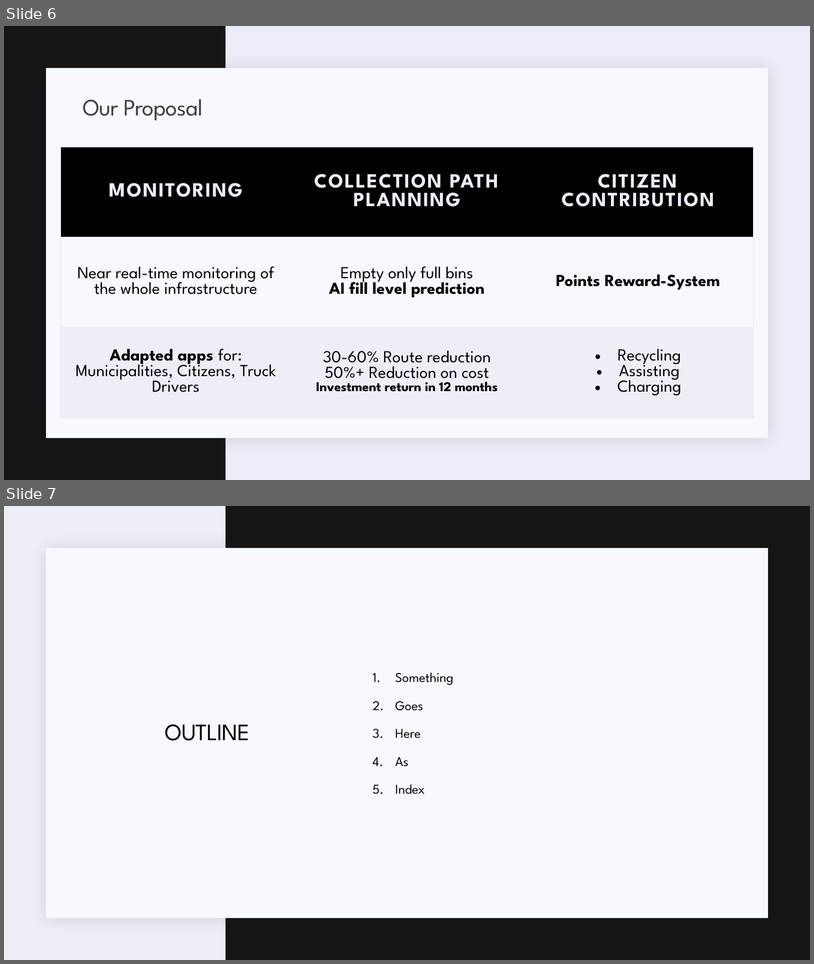
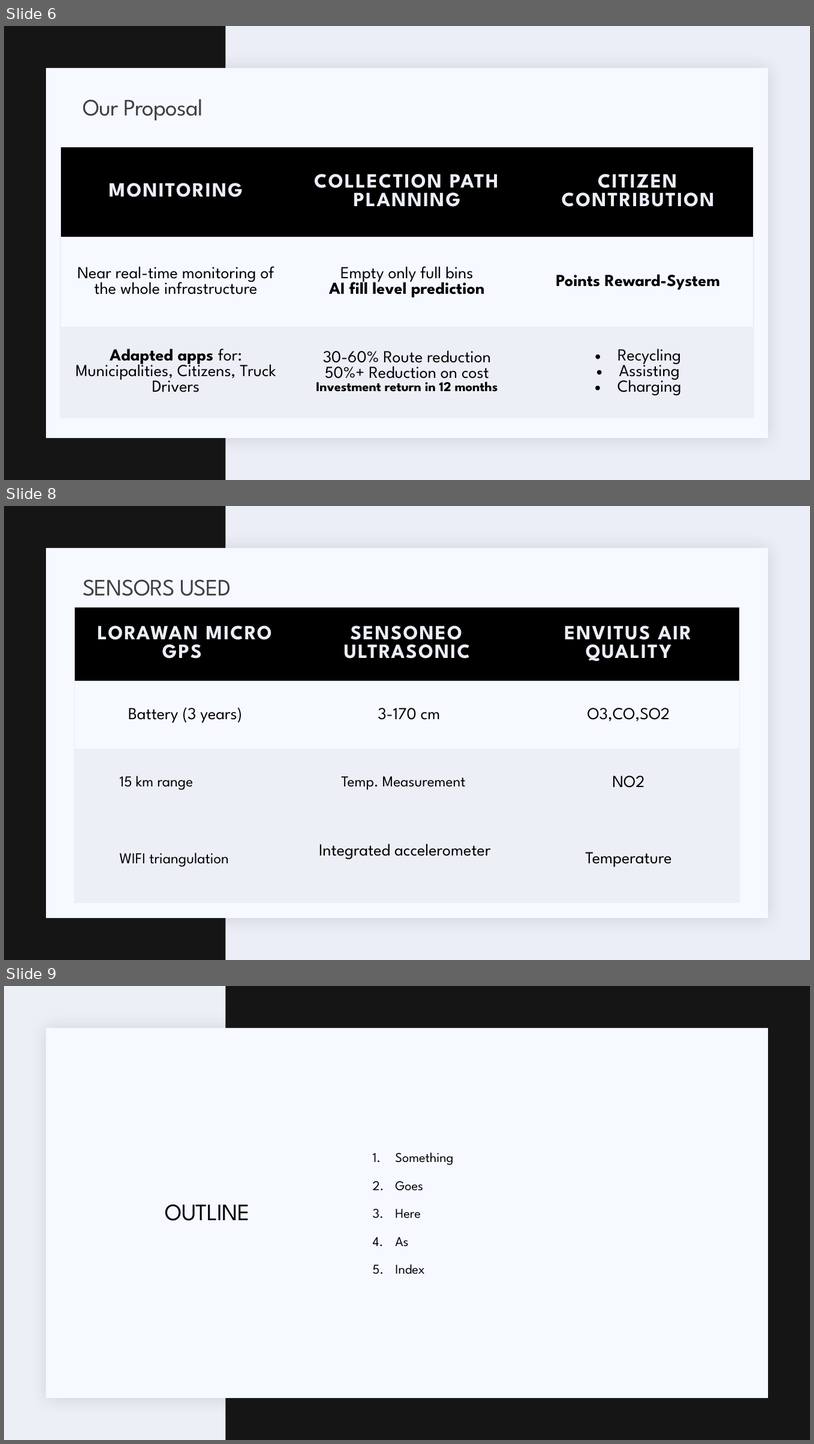
Before and after one commit to marios-stam/Project_IOT, a slide deck: Powerpoints/First Presentation/Waste-management-Final.pptx. Shown one above the other, each under a label of ours: slides 6 and 7 before the commit, slides 6, 8 and 9 after it; the slides between them are not shown. The pictures are 814x964 and 814x1444 pixels, drawn with LibreOffice and Linux fonts; fonts in the diff are those of the drawing. Boxes give left, top, right and bottom in pixels: in the first picture for what was removed or moved away, otherwise in the second. Text is boxed around its words. In the diff, an @@ line names an element or a change of style, - is before the commit and + after.

Commit message:
sensors included

```diff
--- a/Powerpoints/First Presentation/Waste-management-Final.pptx
+++ b/Powerpoints/First Presentation/Waste-management-Final.pptx
@@ slide 8 added at [4,506,810,960], background #ECEEF7; not listed: 2 template elements that a slide beside it also shows @@
@@ title added at [83,579,231,596], 28 pt, text #404040 @@
+SENSORS USED
@@ table added at [75,607,741,911], 4 rows, 3 columns @@
+LORAWAN MICRO GPS | SENSONEO ULTRASONIC | ENVITUS AIR QUALITY
+Battery (3 years) | 3-170 cm | O3,CO,SO2
+15 km range | Temp. Measurement | NO2
+WIFI triangulation | Integrated accelerometer | Temperature
@@ what was slide 7 is now slide 9 @@
```
Also in this commit, not shown: 1 other slide added, 1 other file.
